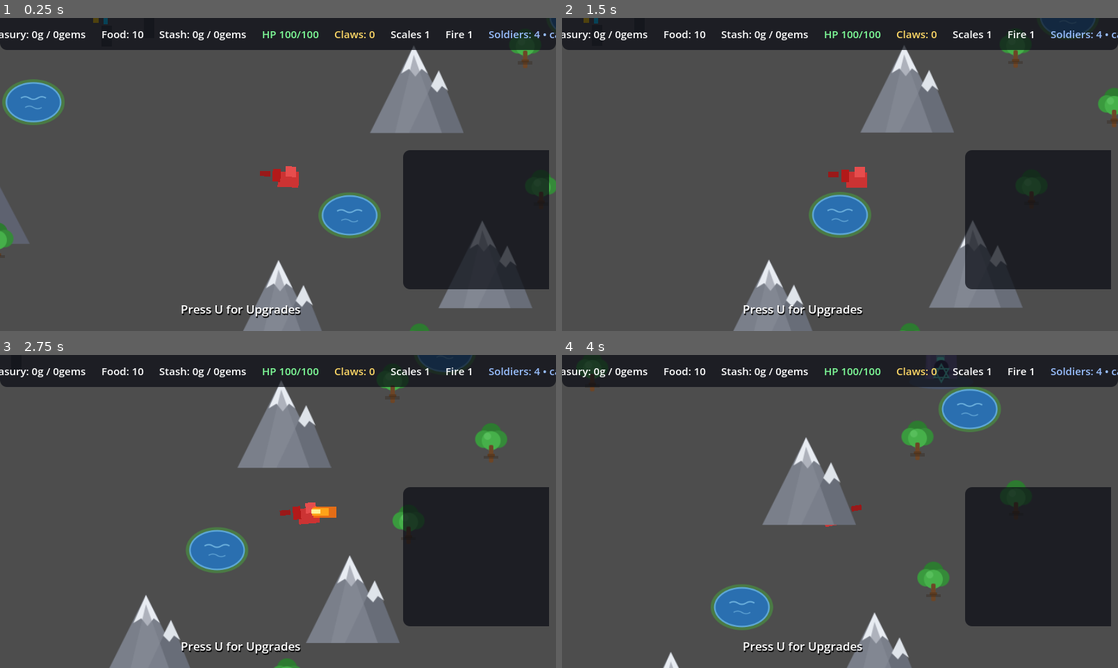
Above: before the commit, frames 1-4 (two rows, left to right).
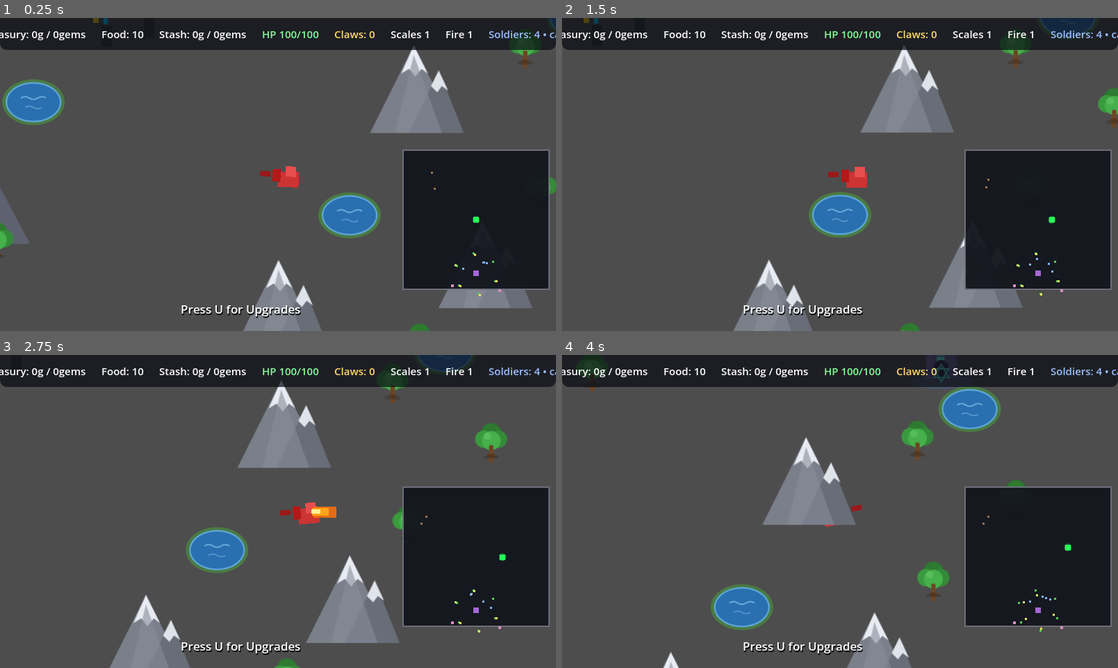
Above: after the commit, the same moments.

Repository: hyperdrive/dragonheart
Game: Godot game, scene res://scenes/main/Main.tscn
Two runs of this game, one before a commit and one after it. Both use one fixed random seed, a clock stepped at 60 frames per second and the inputs below.
Inputs:
- Up to frame 1 (0.25 s): no input
- Up to frame 2 (1.5 s): tap U at 0.5, 1.25 s; hold D (move_right) 0.53-1.28 s; tap Space (fire) at 0.6, 1.35 s; hold S (move_down) from 1.28 s (still down)
- Up to frame 3 (2.75 s): tap U at 2 s; release S (move_down) at 2.03 s; hold D (move_right) from 2.03 s (still down); tap Space (fire) at 2.1 s
- Up to frame 4 (4 s): tap U at 2.75, 3.5 s; release D (move_right) at 2.78 s; hold W (move_up) 2.78-3.53 s; tap Space (fire) at 2.85, 3.6 s; hold A (move_left) from 3.53 s (still down)

The runs differ from the first frame. In frame 1, 1.0% of the frame differs, in the area x 72-99%, y 42-89%; in frame 2, 1.0%; in frame 3, 0.7%; in frame 4, 0.8%.

Commit message:
Pathing unstuck detours + loot drop fixes
Five user-reported bugs:
- Minimap dead: _draw ran in local space but added get_rect().position
  (parent-relative) and drew the frame from the parent-relative rect;
  every dot offset off-panel. Fixed to Rect2(Vector2.ZERO, get_size()).
- Stuck miners/farmers: seek steering ran straight into scenery.
  Added a movement watchdog (0.7s window, <6px progress) with detour
  waypoints in BehaviorTree (+ _waypoint consumption in BaseNPC
  move_towards and the flee tick): 3-ray shadow cast on layer 1, grow
  the tangent hop (50..300) on both sides, each candidate bounds-
  checked and shadow-clear; fallback is a bounds-checked alternating
  sidestep so a wedge can never become permanent. Verified 8/8
  randomized layouts (miner parked behind the lair reaches a target
  placed straight through it). No nav mesh added - open-field seek with
  sidestep detours stays the right tool at this scale.
- Drops at map center: drop.position (a jitter) was written BEFORE
  add_child as if global; Miner's parent (WorldManager) sits at the
  world origin, so every drop spawned at map center. Drops now attach
  to the world and set global_position after add_child.
- Dragon must get close: the payload no longer spills on the 180px flee
  trigger (fled_from_dragon hook removed) - it spills only when the
  dragon closes to drop_radius 85px (exported), checked in the miner's
  physics tick.
- Drop causes attack: Miner calls WorldManager.report_loot_spill(),
  which forces swarm state ATTACK (soldiers skip RALLY and hunt).

Probes verified headless, zero errors: minimap corners/center mapping,
8/8 unstuck runs, no drop at 150px with drop inside 85px at the miner,
swarm ATTACK after spill, full-run regression clean.

Decisions: docs/decisions/2026-11-08-pathing-drops-fix.md

Diff:
--- a/scripts/main/WorldManager.gd
+++ b/scripts/main/WorldManager.gd
@@ -354,6 +354,13 @@
 			and sighting_position.distance_to(city_position) < rally_range * 1.4:
 		_set_swarm_state(SwarmState.RALLY)
 
+
+## Treasure spilled in the streets (miners panic-dropping) is a visible dragon
+## crime: soldiers skip the RALLY gathering and hunt now. Called by Miner.
+func report_loot_spill() -> void:
+	if swarm_state != SwarmState.ATTACK:
+		_set_swarm_state(SwarmState.ATTACK)
+
 # --- escalation --------------------------------------------------------------
 
 
--- a/scripts/npcs/BaseNPC.gd
+++ b/scripts/npcs/BaseNPC.gd
@@ -31,6 +31,10 @@
 var behavior_tree: BehaviorTree
 ## Escape vector refreshed by the engine while the dragon is still close.
 var flee_target: Vector2 = Vector2.ZERO
+
+## Detour waypoint (set by BehaviorTree when a body blocks the path):
+## move_towards heads here first, then resumes the real target.
+var _waypoint: Vector2 = Vector2.INF
 
 ## Anchors, initialized at spawn and overridden by subclasses/WorldManager.
 var home_position: Vector2 = Vector2.ZERO
@@ -79,14 +83,22 @@
 	if is_instance_valid(self):
 		queue_free()
 
-## Steering-seek movement toward a world-space target.
-## Returns true when the target is reached (arrival threshold 12px).
+## Steering-seek movement toward a world-space target. When a detour waypoint
+## is set (BehaviorTree stuck-detection), it is consumed first and cleared on
+## arrival. Returns true when the TARGET is reached (arrival threshold 12px).
 func move_towards(target: Vector2) -> bool:
 	if not is_alive:
 		return true
 	if global_position.distance_to(target) <= 12.0:
 		velocity = Vector2.ZERO
+		_waypoint = Vector2.INF
 		return true
+	# Detour hop: steer to the waypoint until we stand on it.
+	if _waypoint != Vector2.INF:
+		if global_position.distance_to(_waypoint) <= 16.0:
+			_waypoint = Vector2.INF  # cleared it — resume the real target
+		else:
+			target = _waypoint
 	velocity = (target - global_position).normalized() * speed
 	update_facing()
 	move_and_slide()
--- a/scripts/npcs/BehaviorTree.gd
+++ b/scripts/npcs/BehaviorTree.gd
@@ -177,11 +177,20 @@
 			var away := (npc.global_position - dragon.global_position).normalized()
 			npc.flee_target = npc.global_position + away * npc.safe_radius
 	var flee_speed := npc.speed * npc.flee_speed_multiplier
-	npc.velocity = (npc.flee_target - npc.global_position).normalized() * flee_speed
+	# Detour hop takes precedence over the raw escape vector.
+	var flee_direction_target := npc.flee_target
+	if npc._waypoint != Vector2.INF:
+		if npc.global_position.distance_to(npc._waypoint) <= 16.0:
+			npc._waypoint = Vector2.INF
+		else:
+			flee_direction_target = npc._waypoint
+	npc.velocity = (flee_direction_target - npc.global_position).normalized() * flee_speed
 	npc.update_facing()
 	npc.move_and_slide()
+	_check_stuck()
 	if npc.global_position.distance_to(npc.flee_target) < ARRIVAL_DISTANCE:
 		npc.velocity = Vector2.ZERO
+		npc._waypoint = Vector2.INF
 		_set_state(State.IDLE)
 
 func _tick_moving() -> void:
@@ -194,6 +203,131 @@
 			_set_state(State.WORKING)
 		else:
 			_complete_activity()
+	else:
+		_check_stuck()
+
+# --- stuck detection & detour ------------------------------------------------
+
+## Movement watchdog: if the NPC barely moved over the window while it should
+## be going somewhere, raycast toward the goal and sidestep the blocker.
+var _stuck_window: float = 0.0
+var _last_stuck_pos: Vector2 = Vector2.ZERO
+const STUCK_WINDOW := 0.7            # seconds of stalled motion before reacting
+const STUCK_MOVE_EPS := 6.0          # px travelled below this = stuck
+const DETOUR_CLEAR := 95.0           # stand-off from the blocker (lair radius 58)
+
+## Called after a movement tick. A detour in progress suppresses re-checks
+## (the waypoint itself may face a wall briefly while rounding the corner).
+func _check_stuck() -> void:
+	if npc._waypoint != Vector2.INF:
+		return
+	_stuck_window += get_physics_process_delta_time()
+	if npc.global_position.distance_to(_last_stuck_pos) > STUCK_MOVE_EPS:
+		_last_stuck_pos = npc.global_position
+		_stuck_window = 0.0
+		return
+	if _stuck_window < STUCK_WINDOW:
+		return
+	_stuck_window = 0.0
+	_last_stuck_pos = npc.global_position
+	_place_detour()
+
+## Ray into scenery (layer 1) toward the current goal; set a waypoint at the
+## blocker center + outward stand-off + tangent bias so the seek slides around.
+## Three parallel rays (shadow cast) — a single widthless ray slips past
+## circular obstacles; if even the shadow misses, sidestep anyway (flipping
+## sign each retry) so a detected stuck never becomes a forever-stuck.
+const RAY_EXTRA := 160.0  # reach ahead of the goal direction
+const RAY_SPREAD := 26.0  # perpendicular ray spacing (shadow width)
+
+var _detour_flip: int = 1
+
+func _place_detour() -> void:
+	var goal := npc.flee_target if state == State.FLEEING \
+		else (current_activity.target if current_activity != null else Vector2.INF)
+	if goal == Vector2.INF or npc.global_position.distance_to(goal) < 40.0:
+		return  # arrived or nowhere to go
+	var to_goal := (goal - npc.global_position)
+	var forward := to_goal.normalized()
+	var perp := forward.rotated(PI / 2.0)
+	var space := npc.get_world_2d().direct_space_state
+	var blocker := Vector2.INF
+	var nearest := INF
+	var best_tangent := INF
+	for offset: float in [0.0, RAY_SPREAD, -RAY_SPREAD]:
+		var from := npc.global_position + perp * offset
+		var ray := PhysicsRayQueryParameters2D.create(from, from + forward * RAY_EXTRA, 1)
+		var hit := space.intersect_ray(ray)
+		if hit.is_empty():
+			continue
+		var length := npc.global_position.distance_to(hit["position"] as Vector2)
+		if length < nearest:
+			nearest = length
+			blocker = hit["position"] as Vector2
+	if blocker != Vector2.INF:
+		var outward := (npc.global_position - blocker).normalized()
+		var tangent_axis := outward.rotated(PI / 2.0)
+		# Grow the sideways hop until clearing the obstacle: the smaller
+		# tangent start orbits large convex blockers (mountain blobs). Both
+		# sides compete; the side that clears with the shorter hop wins, and
+		# candidates outside the world bounds (scenery/edge walls are also
+		# layer 1) are rejected — a waypoint against the boundary wedges the
+		# body inside the wall's collision overlap.
+		for side: int in [1, -1]:
+			for tangent_len: float in [50.0, 110.0, 170.0, 230.0, 300.0]:
+				var candidate := blocker + outward * DETOUR_CLEAR \
+					+ tangent_axis * (tangent_len * float(side))
+				if not _in_world(candidate) or not _shadow_clear(candidate, goal):
+					continue
+				if npc._waypoint == Vector2.INF \
+						or tangent_len < best_tangent:
+					best_tangent = tangent_len
+					npc._waypoint = candidate
+		if npc._waypoint == Vector2.INF:
+			# No clearing candidate in reach: alternate perpendicular
+			# sidesteps — collisions slide while seeking, so the loop
+			# eventually rounds convex blockers without ever aiming outside
+			# the world (the old blind 300px tangent wedged into boundary
+			# walls).
+			_detour_flip = -_detour_flip
+			var wide := perp * DETOUR_CLEAR * float(_detour_flip)
+			if not _in_world(npc.global_position + wide):
+				wide = -wide
+			npc._waypoint = npc.global_position + wide
+	else:
+		# Rays clear but still grinding (wedged body, corner pocket):
+		# sidestep perpendicular, alternate the side on consecutive retries,
+		# and never step outside the world.
+		_detour_flip = -_detour_flip
+		var sideways := perp * DETOUR_CLEAR * float(_detour_flip)
+		if not _in_world(npc.global_position + sideways):
+			sideways = -sideways
+		npc._waypoint = npc.global_position + sideways
+	_last_stuck_pos = npc.global_position
+
+
+## World-bounds guard (best effort: needs the WorldManager's world_size).
+func _in_world(point: Vector2) -> bool:
+	var world := get_tree().get_first_node_in_group("world_manager") as WorldManager
+	if world == null:
+		return true
+	var half: Vector2 = world.world_size * 0.5 - Vector2(70, 70)
+	return absf(point.x) < half.x and absf(point.y) < half.y
+
+
+## True when the direct seek from `from` to `goal` casts no scenery hit on the
+## 3-ray shadow (same width as the self body, approximately).
+func _shadow_clear(from: Vector2, goal: Vector2) -> bool:
+	var forward := (goal - from).normalized()
+	var perp := forward.rotated(PI / 2.0)
+	var space := npc.get_world_2d().direct_space_state
+	for offset: float in [0.0, RAY_SPREAD, -RAY_SPREAD]:
+		var ray_origin := from + perp * offset
+		var ray := PhysicsRayQueryParameters2D.create(
+			ray_origin, goal + perp * offset, 1)
+		if not space.intersect_ray(ray).is_empty():
+			return false
+	return true
 
 func _tick_working(delta: float) -> void:
 	if current_activity == null:
--- a/scripts/npcs/Miner.gd
+++ b/scripts/npcs/Miner.gd
@@ -18,6 +18,9 @@
 @export var mine_cooldown: float = 3.0
 @export_range(1, 5) var required_farmer_support: int = 3
 @export_range(0, 50) var required_food_support: int = 10
+## Payload spills when the dragon is THIS close (tighter than the 180 flee
+## trigger — the drop happens as the claws arrive, not at first sight).
+@export var drop_radius: float = 85.0
 
 var can_mine: bool = true
 var mining_cooldown: float = 0.0
@@ -30,6 +33,19 @@
 		mining_cooldown -= delta
 	super._physics_process(delta)
 	_push_cart()
+	_check_dragon_drop()
+
+
+## The claws arriving under the dropper's nose (not the flee trigger at 180)
+## is what spills the payload — so loot lands by the miner, not down the road.
+func _check_dragon_drop() -> void:
+	if payload_amount <= 0 or not is_alive:
+		return
+	var dragon := get_tree().get_first_node_in_group("dragon") as Node2D
+	if dragon == null or not is_instance_valid(dragon):
+		return
+	if global_position.distance_to(dragon.global_position) <= drop_radius:
+		_drop_payload(dragon.global_position)
 
 func _ready() -> void:
 	# Configure before super._ready() — it syncs health from max_health.
@@ -50,9 +66,10 @@
 	behavior_tree = BehaviorTree.new()
 	add_child(behavior_tree)
 	behavior_tree.setup(self)
-	# The moment the dragon gets too close the cart is a liability: the miner
-	# drops the whole payload as loose loot (GoldDrop) and runs unburdened.
-	behavior_tree.fled_from_dragon.connect(_drop_payload)
+	# NOTE: the payload release is deliberately NOT tied to fled_from_dragon
+	# (flee starts at danger_radius 180) — the miner runs first and only
+	# spills when the dragon actually closes to drop_radius (user bug report;
+	# _check_dragon_drop owns the release now).
 	behavior_tree.register_activity(
 		"mine", 20,
 		_pick_mine_target, mine_work_time * level_multiplier(),
@@ -137,18 +154,26 @@
 # --- gold cart ----------------------------------------------------------------
 
 ## Panic response: the gold becomes a loose pickup (with settle delay for the
-## dragon) and the miner keeps nothing — the interception system then only
-## covers a miner caught *while* carting (e.g. dangerous behavior rare now).
+## dragon) and the miner keeps nothing. Spilling treasure in the street raises
+## the town alarm — soldiers go ATTACK (user-requested consequence of DROPPING,
+## not of stealing; economy-only-consequences record stays intact).
 func _drop_payload(_dragon_position: Vector2) -> void:
 	if payload_amount <= 0:
 		return
 	var drop := GOLD_DROP_SCENE.instantiate() as GoldDrop
 	drop.res_type = payload_res_type
 	drop.amount = payload_amount
-	drop.position = Vector2(randf_range(-16, 16), randf_range(4, 12))
-	get_parent().add_child(drop)
 	set_payload("", 0)
-	print("Miner dropped %d %s while fleeing the dragon!" % [drop.amount, drop.res_type])
+	get_parent().add_child(drop)   # world-space owner: the drop stays put
+	# global AFTER add_child: the old code wrote a parent-relative jitter into
+	# drop.position BEFORE parenting, and WorldManager sits at the world
+	# origin — every drop therefore spawned at the map center.
+	drop.global_position = global_position + Vector2(randf_range(-16, 16), randf_range(4, 12))
+	var world := get_tree().get_first_node_in_group("world_manager") as WorldManager
+	if world != null:
+		world.report_loot_spill()
+	print("Miner dropped %d %s at %s!" % [drop.amount, drop.res_type,
+		drop.global_position])
 
 ## The cart rides in front of the miner (they push it toward town).
 func _push_cart() -> void:
--- a/scripts/ui/Minimap.gd
+++ b/scripts/ui/Minimap.gd
@@ -39,16 +39,18 @@
 
 
 func _world_to_minimap(world_pos: Vector2) -> Vector2:
-	var box: Rect2 = get_rect()
-	var scale_factor: Vector2 = box.size / world_size
-	return box.position + Vector2(
+	# Draw space is LOCAL (position zero); get_rect().position is parent-
+	# relative and offset everything off-panel — map world coords straight
+	# into the local panel size.
+	var scale_factor: Vector2 = get_size() / world_size
+	return Vector2(
 		(world_pos.x + world_size.x / 2.0) * scale_factor.x,
 		(world_pos.y + world_size.y / 2.0) * scale_factor.y
 	)
 
 
 func _draw() -> void:
-	var box: Rect2 = get_rect()
+	var box := Rect2(Vector2.ZERO, get_size())  # local draw space
 	draw_rect(box, Color(0.08, 0.09, 0.12, 0.85))
 	draw_rect(box, Color(0.45, 0.45, 0.5, 0.9), false, 2.0)
 
Not shown, added: docs/decisions/2026-11-08-pathing-drops-fix.md
